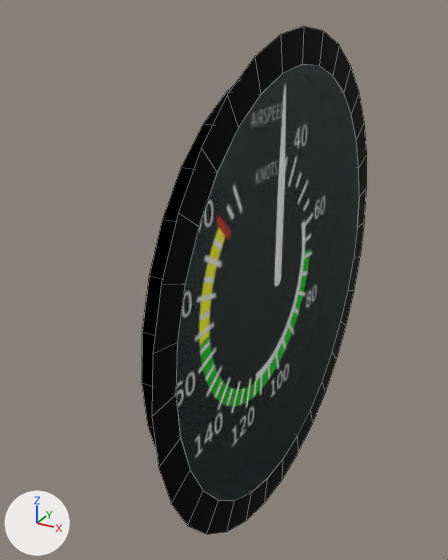
Before and after pictures for a commit that changed the Blender file Models/Interior/Panel/Instruments/asi/airspeed.blend.
Both versions are drawn from a 50 mm lens placed at (0.0377, -0.0871, 0.0424), pointed at (-0.0085, -0.0031, 0.0004). The lights are fixed; the arrows at lower left show +X, +Y and +Z. Mesh edges are drawn as thin lines.

Script lines for the objects in view, before the commit:
```python
me_circle_001 = bpy.data.meshes.new('Circle.001')
me_circle_001.from_pydata(...)  # 32 vertices, 1 face; spans x 0.0, y -0.035..0.035, z -0.035..0.035
me_circle_001.materials.append(mat_glassmaterial)  # white #e5ffff
me_circle_002 = bpy.data.meshes.new('Circle.002')
me_circle_002.from_pydata(...)  # 96 vertices, 64 faces; spans x -0.005..0.0, y -0.04..0.04, z -0.04..0.04
me_circle_002.materials.append(mat_casematerial)  # black #000000
ob_case = bpy.data.objects.new('Case', me_circle_002)
ob_case.location = (0.0025, 0.0, 0.0)
ob_glass = bpy.data.objects.new('Glass', me_circle_001)
ob_glass.location = (0.0025, 0.0, 0.0)
```
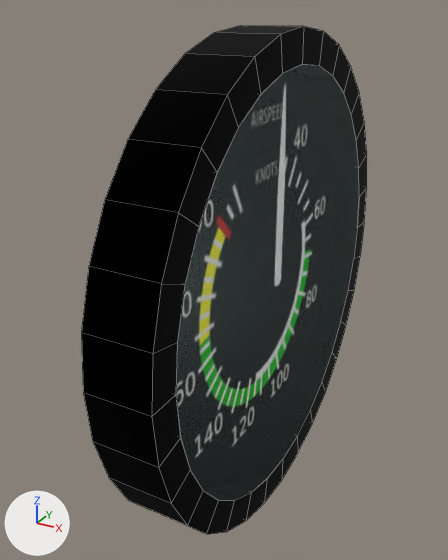
Changed parts and their boxes [x1, y1, x2, y2] in the pictures (448 x 560 px):
'Case', reshaped (27% wider)
    before: [142, 27, 367, 534]
    after: [81, 26, 367, 534]
part 1 of me_circle_002, added (black)
    after: [81, 26, 304, 533]

What the commit changed:
me_circle_002 is used by ob_case; location (0.0025, 0.0, 0.0).
me_circle_002 had 96 vertices, 64 faces and spanned x -0.005..0.0, y -0.04..0.04, z -0.04..0.04.
me_circle_002 now has 128 vertices, 97 faces and spans x -0.01..0.0, y -0.04..0.04, z -0.04..0.04.
Part 1, on me_circle_002:
32 new vertices lie (-0.01, 0.0, 0.0) away from vertices in x 0.0, y -0.04..0.04, z -0.04..0.04.
33 new faces join them.
